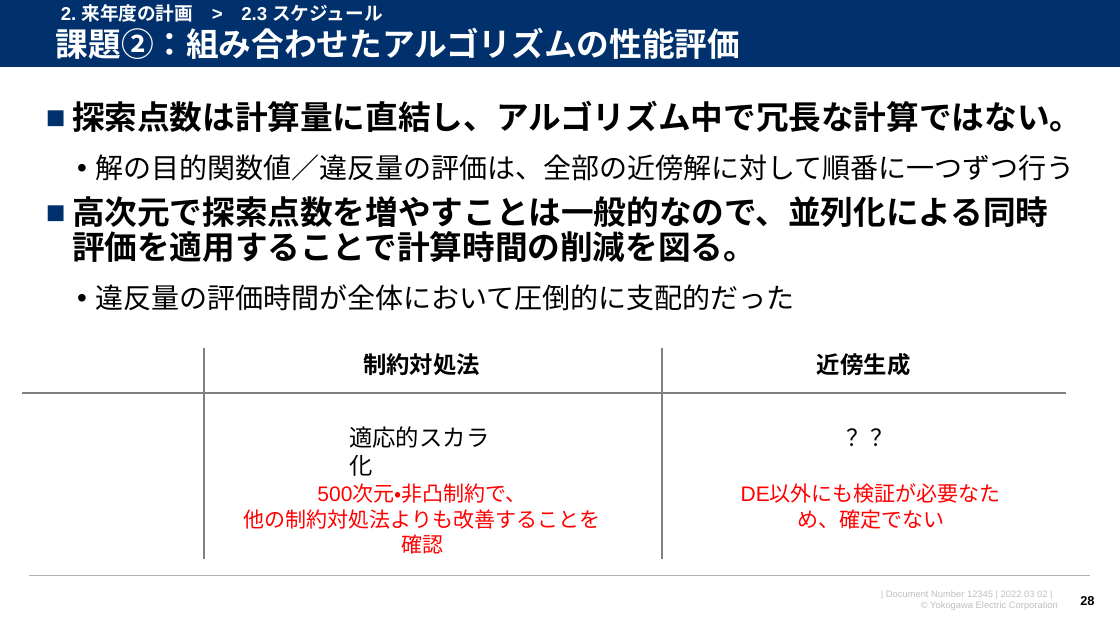
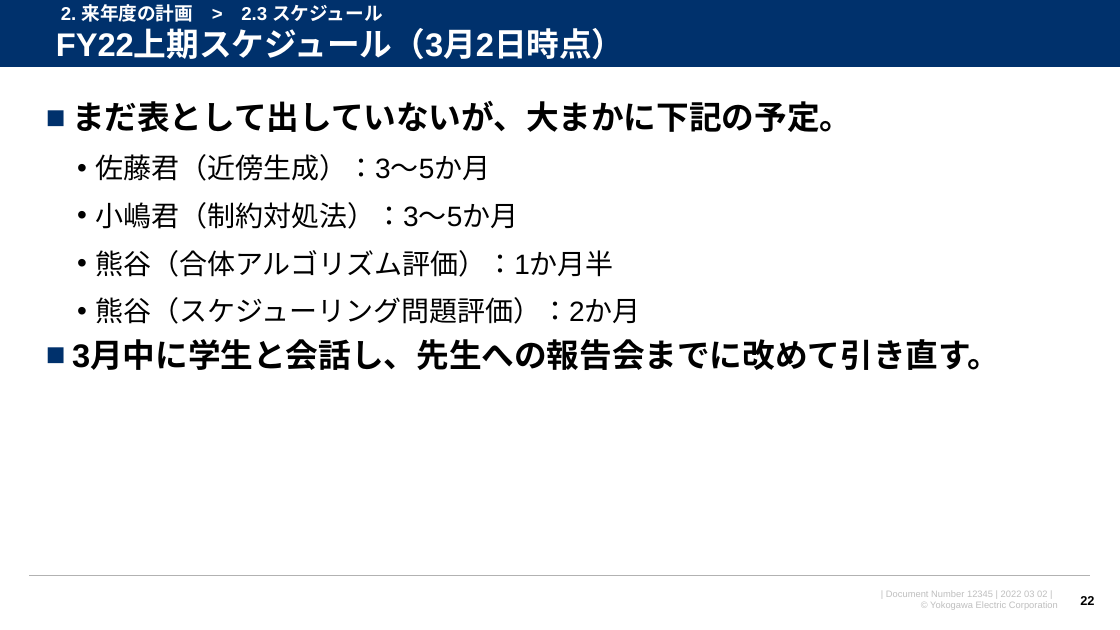
Before and after one commit to watarukumagai-git/opt, a slide deck: slide 22 of 220302_来年度の共同研究について_rev.0.pptx (slide 28 before the commit). Drawn at 1120x630 pixels with LibreOffice and Linux fonts; fonts in the diff are those of the drawing; background and template pictures are left out. Boxes give left, top, right and bottom in pixels: in the first picture for what was removed or moved away, otherwise in the second. Text is boxed around its words. In the diff, an @@ line names an element or a change of style, - is before the commit and + after.

```diff
--- a/220302_来年度の共同研究について_rev.0.pptx
+++ b/220302_来年度の共同研究について_rev.0.pptx
@@ title at bbox=[56, 30, 625, 59]: text changed @@
-課題②：組み合わせたアルゴリズムの性能評価
+FY22上期スケジュール（3月2日時点）
@@ text at bbox=[72, 101, 1000, 370]: text changed; size 28 to 24 pt; bold off @@
-■ 探索点数は計算量に直結し、アルゴリズム中で冗長な計算ではない。
-  • 解の目的関数値／違反量の評価は、全部の近傍解に対して順番に一つずつ行う
-■ 高次元で探索点数を増やすことは一般的なので、並列化による同時評価を適用することで計算時間の削減を図る。
-  • 違反量の評価時間が全体において圧倒的に支配的だった
+■ まだ表として出していないが、大まかに下記の予定。
+  • 佐藤君（近傍生成）：3～5か月
+  • 小嶋君（制約対処法）：3～5か月
+  • 熊谷（合体アルゴリズム評価）：1か月半
+  • 熊谷（スケジューリング問題評価）：2か月
+■ 3月中に学生と会話し、先生への報告会までに改めて引き直す。
@@ line removed from (204, 349) to (204, 560) @@
@@ text removed at bbox=[363, 353, 480, 375] @@
-制約対処法
@@ line removed from (662, 349) to (662, 560) @@
@@ text removed at bbox=[817, 353, 910, 375] @@
-近傍生成
@@ line removed from (1067, 393) to (23, 393) @@
@@ text removed at bbox=[839, 419, 902, 456] @@
-？？
@@ text removed at bbox=[349, 426, 489, 476] @@
-適応的スカラ化
@@ text removed at bbox=[244, 485, 601, 529] @@
-500次元・非凸制約で、
-他の制約対処法よりも改善することを確認
@@ text removed at bbox=[797, 509, 944, 529] @@
-DE以外にも検証が必要なため、確定でない
@@ page number at bbox=[1080, 596, 1094, 605]: text changed @@
-28
+22
```
Also in this commit, not shown: 16 other slides changed, 3 slides added, 5 slides removed.
